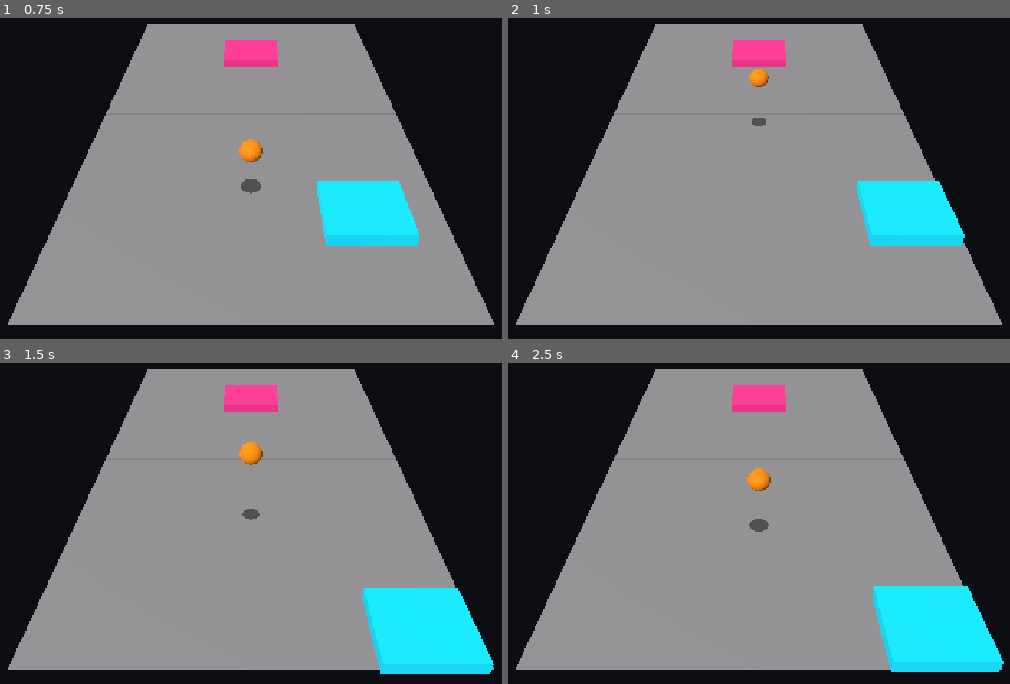
Above: before the commit, frames 1-4 (two rows, left to right).
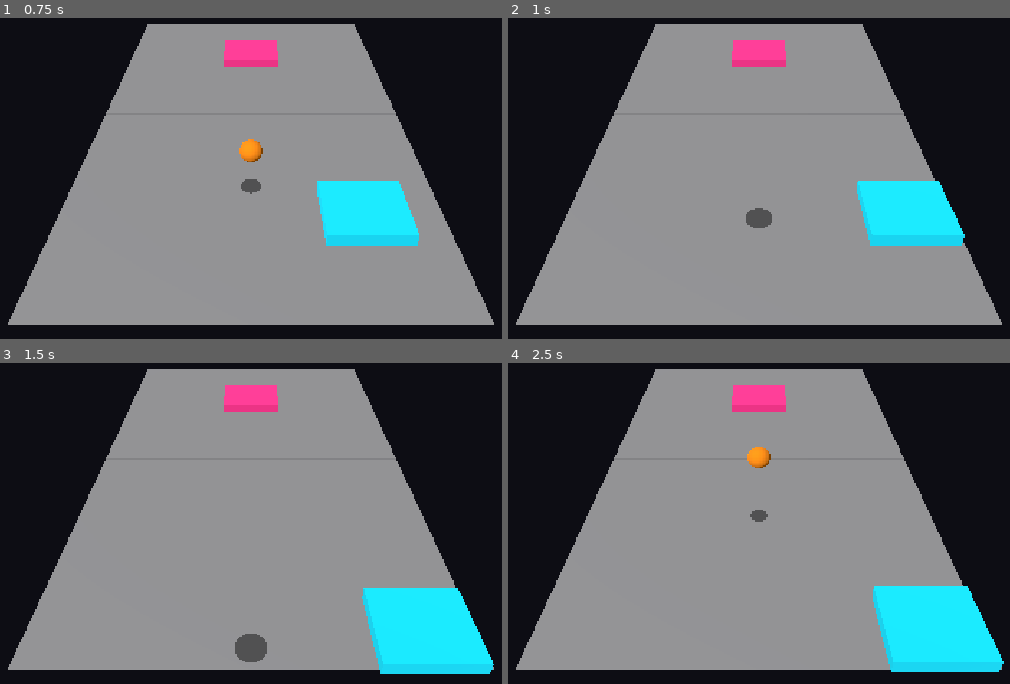
Above: after the commit, the same moments.

Repository: konserva93/galaxy-pong-2
Game: Godot game, scene res://scenes/Main.tscn
Two runs of this game, one before a commit and one after it. Both use one fixed random seed, a clock stepped at 60 frames per second and the inputs below.
Inputs (mouse positions are in pixels of both pictures, inside the frame that each line leads up to):
- Up to frame 1 (0.75 s): move the mouse to (426, 91) at 0.52 s; hold D (move_right) from 0.53 s (still down)
- Up to frame 2 (1 s): keep holding D (move_right)
- Up to frame 3 (1.5 s): move the mouse to (90, 481) at 1.27 s; release D (move_right) at 1.28 s; hold S (move_back) from 1.28 s (still down)
- Up to frame 4 (2.5 s): move the mouse to (outside the picture) at 2.02 s; release S (move_back) at 2.03 s; hold D (move_right) from 2.03 s (still down)

Frame 1 is identical in both runs. In frame 2, 0.5% of the frame differs, in the area x 47-53%, y 15-66%; in frame 3, 0.8%, in the area x 46-54%, y 24-94%; in frame 4, 0.7%.

Commit message:
feat: game loop -- score, serve, game over (1.7)
GameManager now owns the full round loop instead of main.gd's
temporary launch/reset hack:

- register_point(winner) increments player_score/ai_score and emits
  score_changed.
- Reaching SCORE_TO_WIN sets is_game_over, emits game_over(winner),
  and stops further serves (further register_point calls are
  ignored).
- Otherwise, after goal_pause_seconds it serves toward the receiver
  -- whoever just missed the previous point (GameDesign 3.4). The
  very first serve of a game (start_first_serve, called once from
  main.gd) has no preceding goal so it serves immediately with no
  pause; its direction (toward the player) isn't specified by the
  design doc for the no-prior-point case, so this is a delegated
  default, easy to flip if a different opening is wanted.

main.gd is now just scene assembly: registers the ball and its
start position with GameManager and kicks off the first serve,
nothing else.

Verified headless (tests/game_loop_test.gd): initial serve fires
immediately, a scored point updates the score and reserves toward
the correct receiver after the pause, reaching SCORE_TO_WIN fires
game_over and further points are ignored.

Diff:
--- a/scripts/game_manager.gd
+++ b/scripts/game_manager.gd
@@ -1,7 +1,13 @@
 extends Node
 
 ## Autoload: игровое состояние, счёт, сигналы игрового цикла.
-## Наполняется в этапе 1 (Greybox-прототип).
+##
+## Мяч регистрируется через register_ball() (см. main.gd) — GameManager сам
+## не хранит сцену, только берёт нужные ссылки/стартовую позицию оттуда.
+## После каждого очка (сигнал ball.point_scored → register_point): счёт
+## обновляется, при достижении SCORE_TO_WIN — game_over и подачи
+## останавливаются; иначе — пауза GOAL_PAUSE_SECONDS и автоподача в сторону
+## принимающего (того, кто пропустил предыдущее очко — GameDesign 3.4).
 
 signal score_changed(player_score: int, ai_score: int)
 signal game_over(winner: String)
@@ -9,12 +15,55 @@
 
 const SCORE_TO_WIN: int = 7
 
+@export var goal_pause_seconds: float = 1.0
+@export var serve_launch_vy: float = 8.0
+@export var serve_horizontal_speed: float = 5.0
 
-## Принимает сигнал ball.point_scored (задача 1.6: детекция гола/аута).
-## Настоящее хранение счёта, score_changed и проверка SCORE_TO_WIN —
-## задача 1.7; пока только фиксируем последнего получившего очко.
-var last_point_winner: String = ""
+var player_score: int = 0
+var ai_score: int = 0
+var is_game_over: bool = false
+
+var _ball: Area3D
+var _ball_start_position: Vector3
+
+
+func register_ball(ball: Area3D, start_position: Vector3) -> void:
+	_ball = ball
+	_ball_start_position = start_position
+
+
+## Первая подача за партию — без предшествующего гола, без паузы. Направление
+## по умолчанию — в сторону игрока; в дизайн-документе не оговорено явно
+## (только подача "после гола" описана точно), это делегированное умолчание.
+func start_first_serve() -> void:
+	_serve_toward("player")
 
 
 func register_point(winner: String) -> void:
-	last_point_winner = winner
+	if is_game_over:
+		return
+
+	if winner == "player":
+		player_score += 1
+	else:
+		ai_score += 1
+	score_changed.emit(player_score, ai_score)
+
+	if player_score >= SCORE_TO_WIN or ai_score >= SCORE_TO_WIN:
+		is_game_over = true
+		var overall_winner := "player" if player_score >= SCORE_TO_WIN else "ai"
+		game_over.emit(overall_winner)
+		return
+
+	var receiver := "ai" if winner == "player" else "player"
+	await _ball.get_tree().create_timer(goal_pause_seconds).timeout
+	_serve_toward(receiver)
+
+
+func _serve_toward(receiver: String) -> void:
+	if _ball == null:
+		return
+
+	_ball.position = _ball_start_position
+	var z_direction := 1.0 if receiver == "player" else -1.0
+	_ball.launch(Vector3(0.0, serve_launch_vy, serve_horizontal_speed * z_direction))
--- a/scripts/main.gd
+++ b/scripts/main.gd
@@ -1,30 +1,15 @@
 extends Node3D
 
-## Главная сцена: собирает поле, вёсла, мяч и камеру.
-## Игровой цикл (счёт, состояния, сигналы) добавляется в задачах 1.6/1.7.
-
-const BALL_LAUNCH_VY: float = 8.0
-const BALL_LAUNCH_VELOCITY: Vector3 = Vector3(0.0, BALL_LAUNCH_VY, 5.0)
+## Главная сцена: собирает поле, вёсла, мяч и камеру; сама не хранит
+## игровую логику — счёт, подачу и завершение игры ведёт GameManager
+## (autoload, см. game_manager.gd).
 
 @onready var _camera: Camera3D = $Camera3D
 @onready var _ball: Area3D = $Ball
 
-var _ball_start_position: Vector3
-
 
 func _ready() -> void:
 	_camera.look_at(Vector3.ZERO, Vector3.UP)
-	_ball_start_position = _ball.position
 	_ball.point_scored.connect(GameManager.register_point)
-	# Временный тестовый запуск мяча в сторону игрока для задач 1.3/1.4.
-	# Будет заменён подачей от GameManager в задаче 1.7.
-	_ball.launch(BALL_LAUNCH_VELOCITY)
-
-
-func _physics_process(_delta: float) -> void:
-	# Временный авто-возврат мяча для удобства ручного теста удара (задача 1.4),
-	# чтобы не перезапускать сцену каждый промах. Настоящее правило гола/аута —
-	# в задаче 1.6, настоящая подача — в 1.7; это заменит текущий костыль.
-	if _ball.position.y < 0.0:
-		_ball.position = _ball_start_position
-		_ball.launch(BALL_LAUNCH_VELOCITY)
+	GameManager.register_ball(_ball, _ball.position)
+	GameManager.start_first_serve()
--- /dev/null
+++ b/tests/game_loop_test.gd
@@ -0,0 +1,98 @@
+extends SceneTree
+
+## Регрессия для GameManager.gd + main.gd (задача 1.7):
+## - при старте сцены сразу происходит первая подача (без паузы);
+## - point_scored увеличивает счёт и эмитит score_changed;
+## - после гола — пауза goal_pause_seconds, затем автоподача в сторону
+##   принимающего (того, кто ПРОПУСТИЛ предыдущее очко — GameDesign 3.4);
+## - по достижении SCORE_TO_WIN — game_over и подачи прекращаются.
+##
+## Запуск: см. reference-godot-cli в памяти проекта.
+
+var _ok := true
+var _score_changed_events: Array = []
+var _game_over_winner: String = ""
+
+
+func _initialize() -> void:
+	call_deferred("_run")
+
+
+func _on_score_changed(player_score: int, ai_score: int) -> void:
+	_score_changed_events.append([player_score, ai_score])
+
+
+func _on_game_over(winner: String) -> void:
+	_game_over_winner = winner
+
+
+func _run() -> void:
+	var main_scene: PackedScene = load("res://scenes/Main.tscn")
+	var main: Node3D = main_scene.instantiate()
+	root.add_child(main)
+
+	var game_manager: Node = root.get_node("GameManager")
+	var ball: Area3D = main.get_node("Ball")
+	game_manager.score_changed.connect(_on_score_changed)
+	game_manager.game_over.connect(_on_game_over)
+
+	await physics_frame
+	print("--- initial serve ---")
+	print("ball.velocity=%s (expect nonzero, launched immediately, no pause)" % ball.velocity)
+	_ok = _ok and ball.velocity.length() > 0.0
+
+	await _check_point_and_reserve(game_manager, ball)
+	await _check_game_over_stops_serving(game_manager, ball)
+
+	print("RESULT: ", "PASS" if _ok else "FAIL")
+	quit(0 if _ok else 1)
+
+
+func _check_point_and_reserve(game_manager: Node, ball: Area3D) -> void:
+	print("--- point scored -> score_changed, pause, then serve toward receiver ---")
+
+	_score_changed_events.clear()
+	var start_pos: Vector3 = ball.position
+	# AI получает очко (игрок "пропустил") -> принимающий следующей подачи — игрок (Z>0).
+	ball.point_scored.emit("ai")
+	await physics_frame
+
+	print("score after point: player=%d ai=%d, events=%s" % [game_manager.player_score, game_manager.ai_score, _score_changed_events])
+	_ok = _ok and game_manager.ai_score == 1
+	_ok = _ok and _score_changed_events == [[0, 1]]
+
+	# Во время паузы мяч не должен телепортироваться обратно в центр раньше времени.
+	await physics_frame
+	print("mid-pause ball.position=%s (should not yet equal start %s)" % [ball.position, start_pos])
+
+	# Ждём чуть дольше объявленной паузы (goal_pause_seconds по умолчанию 1с).
+	var frames_to_wait: int = int((game_manager.goal_pause_seconds + 0.5) * 60.0)
+	for i in range(frames_to_wait):
+		await physics_frame
+
+	print("after pause: ball.position=%s ball.velocity=%s (expect vz>0, served toward player)" % [ball.position, ball.velocity])
+	_ok = _ok and ball.velocity.z > 0.0
+
+
+func _check_game_over_stops_serving(game_manager: Node, ball: Area3D) -> void:
+	print("--- reaching SCORE_TO_WIN triggers game_over and stops further serves ---")
+
+	# Форсируем счёт почти до победы, чтобы не ждать реальные 7 очков.
+	game_manager.player_score = game_manager.SCORE_TO_WIN - 1
+	game_manager.ai_score = 0
+	_game_over_winner = ""
+
+	ball.point_scored.emit("player")
+	await physics_frame
+
+	print("player_score=%d game_over_winner=%s" % [game_manager.player_score, _game_over_winner])
+	_ok = _ok and game_manager.player_score == game_manager.SCORE_TO_WIN
+	_ok = _ok and _game_over_winner == "player"
+	_ok = _ok and game_manager.is_game_over
+
+	# После game_over повторный point_scored не должен ничего менять.
+	var score_before := [game_manager.player_score, game_manager.ai_score]
+	ball.point_scored.emit("ai")
+	await physics_frame
+	print("after game_over, extra point ignored: score=%s (expect unchanged %s)" % [[game_manager.player_score, game_manager.ai_score], score_before])
+	_ok = _ok and [game_manager.player_score, game_manager.ai_score] == score_before
Not shown, added: tests/game_loop_test.gd.uid
